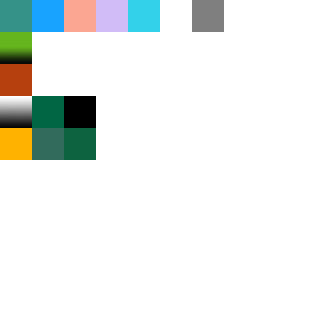
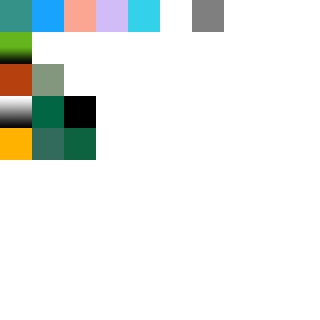
Before/after of a w=320, h=320 layered artwork. What changed in the layer stack:
added layer "Rectangle 16" above "Rectangle 15" over [32, 64, 64, 96]
